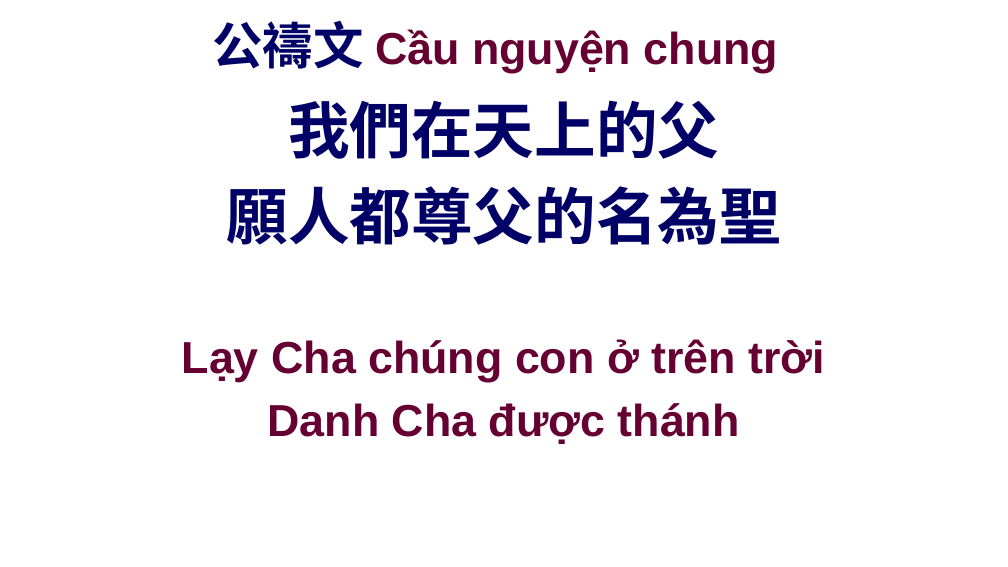
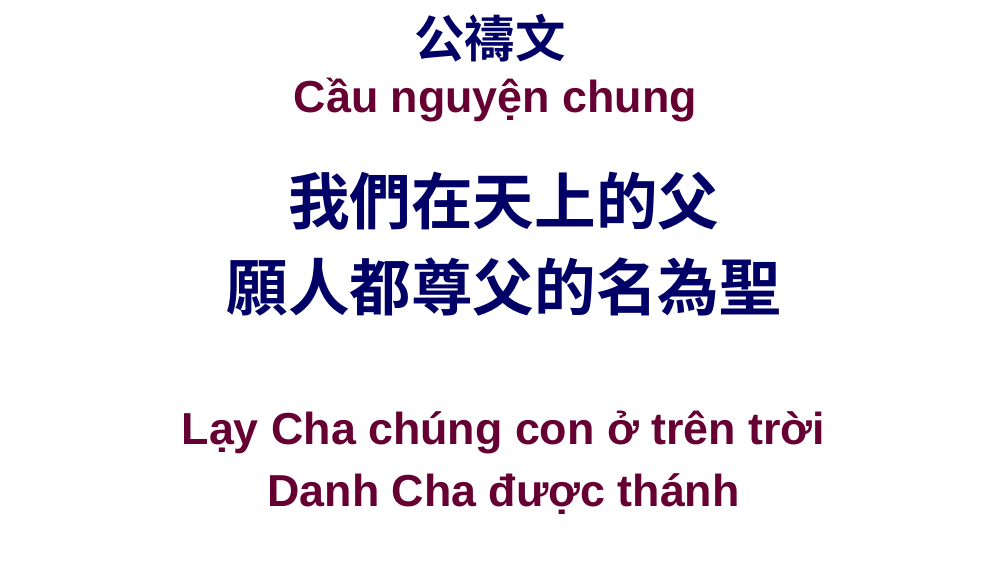
Before and after one commit to batisuoc/other-ppts, a slide deck: slide 21 of 聯合崇拜流程.pptx. Drawn at 1008x567 pixels with LibreOffice and Linux fonts; fonts in the diff are those of the drawing; background and template pictures are left out. Boxes give left, top, right and bottom in pixels: in the first picture for what was removed or moved away, otherwise in the second. Text is boxed around its words. In the diff, an @@ line names an element or a change of style, - is before the commit and + after.

```diff
--- a/聯合崇拜流程.pptx
+++ b/聯合崇拜流程.pptx
@@ title "公禱文 Cầu nguyện chung" rewrapped from (212, 21, 778, 73) to (294, 14, 696, 121) @@
@@ text "我們在天上的父" at (227, 171, 781, 316): vertical alignment top to middle @@
@@ text "我們在天上的父": place and size @@
-text "我們在天上的父" at (227, 100, 781, 245)
+text "我們在天上的父" at (227, 171, 781, 316)
@@ text "Lạy Cha chúng con ở ...": place and size @@
-text "Lạy Cha chúng con ở ..." at (182, 339, 825, 444)
+text "Lạy Cha chúng con ở ..." at (182, 410, 825, 514)
@@ text "Lạy Cha chúng con ở ..." at (182, 410, 825, 514): vertical alignment top to middle @@
```
Also in this commit, not shown: 17 other slides changed, 3 other files.
